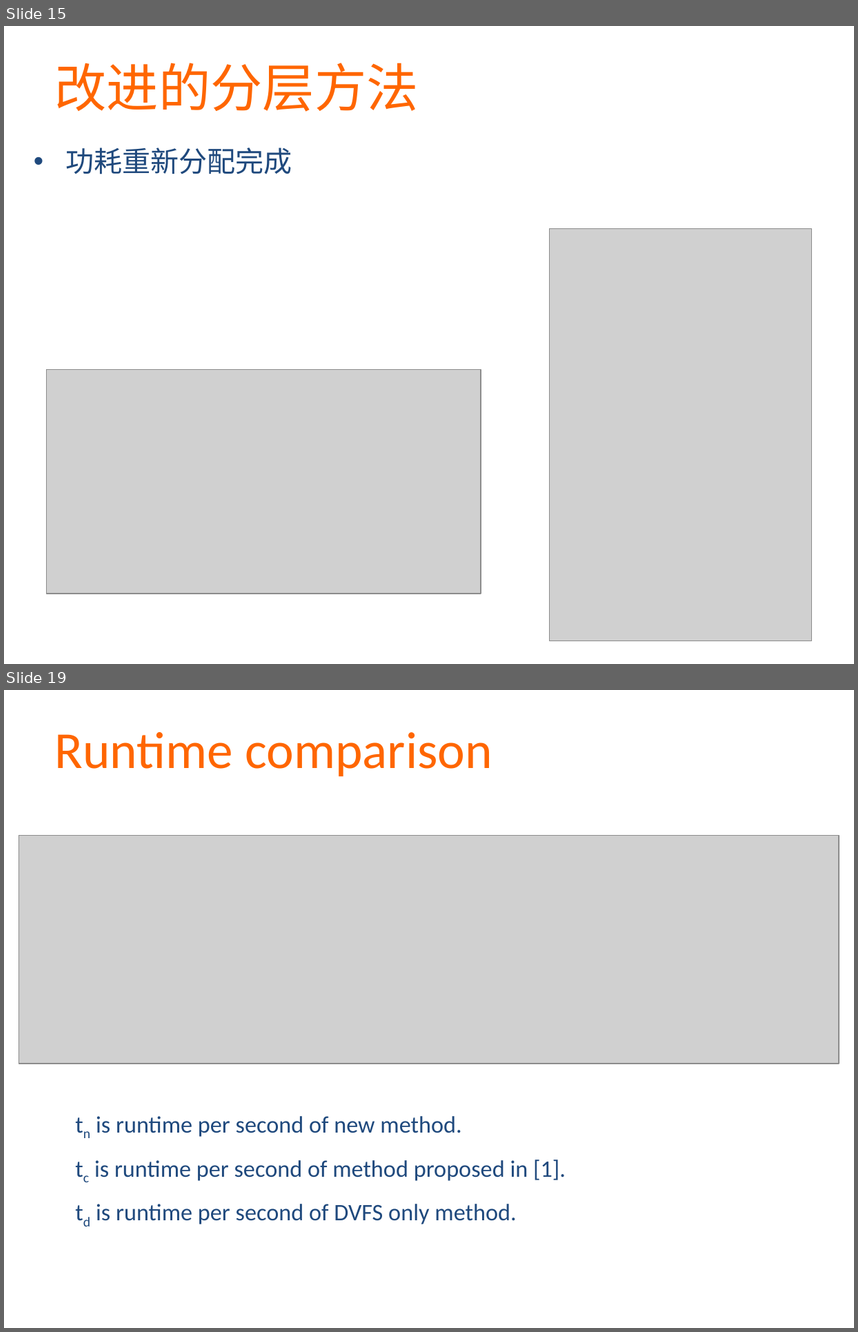
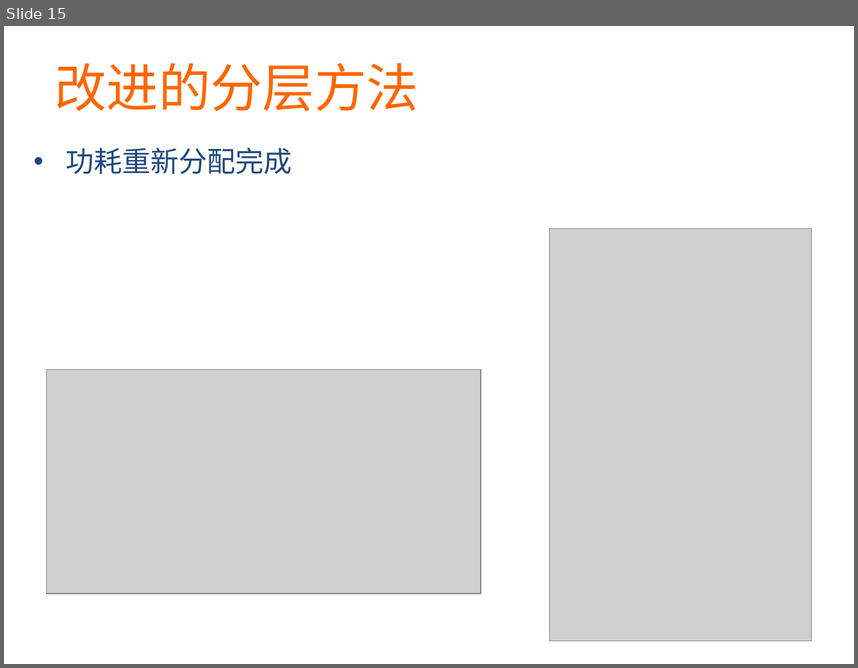
Before and after one commit to martian9/xin-yuan-houqin, a slide deck: ppt/majian.pptx. Shown one above the other, each under a label of ours: slides 15 and 19 before the commit, slide 15 after it; the slides between them are not shown. The pictures are 858x1332 and 858x668 pixels, drawn with LibreOffice and Linux fonts; fonts in the diff are those of the drawing; grey boxes stand for pictures. Boxes give left, top, right and bottom in pixels: in the first picture for what was removed or moved away, otherwise in the second. Text is boxed around its words. In the diff, an @@ line names an element or a change of style, - is before the commit and + after.

```diff
--- a/ppt/majian.pptx
+++ b/ppt/majian.pptx
@@ slide 19 removed at <box>4,690,854,1328</box>, background #FFFFFF @@
@@ text removed at <box>55,732,493,776</box> @@
-Runtime comparison
@@ picture removed at <box>19,836,839,1064</box> @@
@@ text removed at <box>94,1116,566,1224</box> @@
-tn is runtime per second of new method.
-tc is runtime per second of method proposed in [1].
-td is runtime per second of DVFS only method.
```
Also in this commit, not shown: 4 slides changed, 9 slides added, 5 other slides removed.
